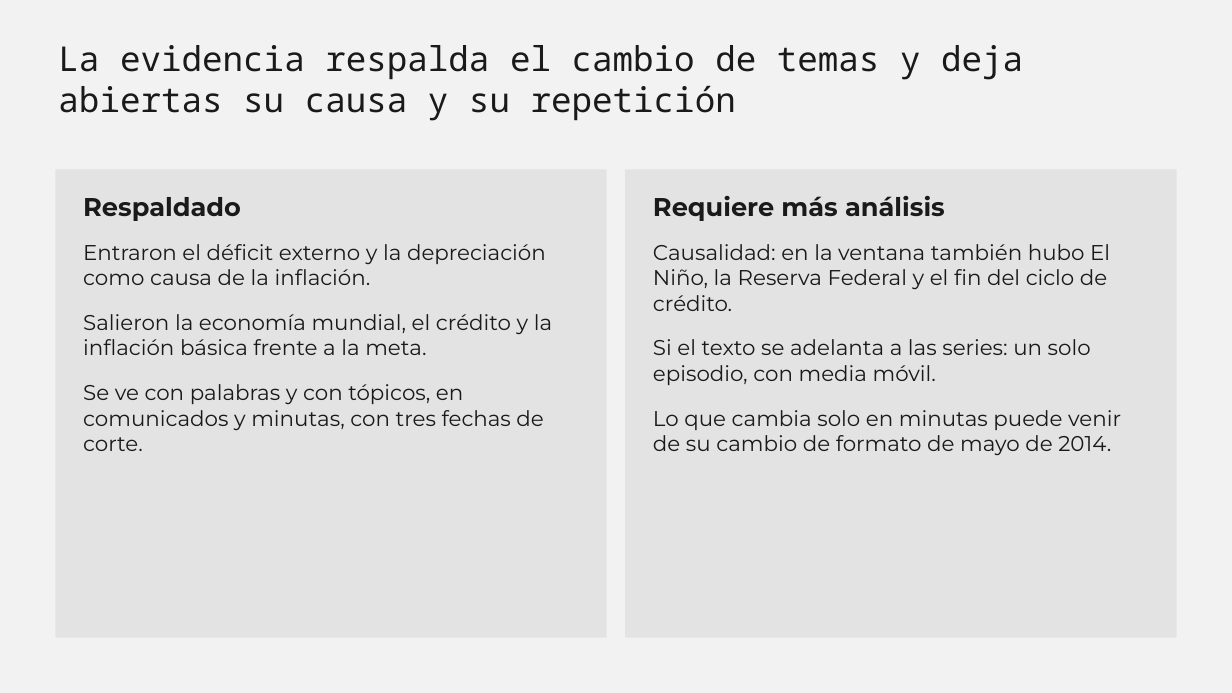
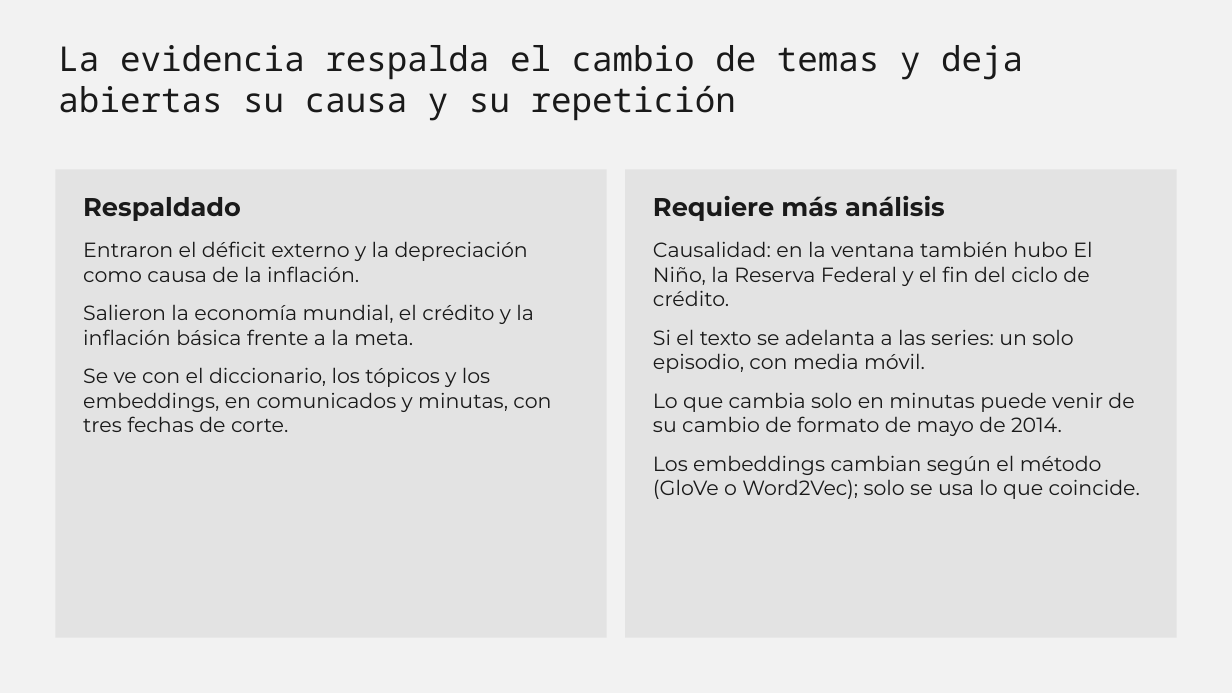
Before and after one commit to talleres-ECON3785/taller_03, a slide deck: slide 11 of 04_Presentaciones/borrador_presentacion.pptx. Drawn at 1232x693 pixels with LibreOffice and Linux fonts; fonts in the diff are those of the drawing. Boxes give left, top, right and bottom in pixels: in the first picture for what was removed or moved away, otherwise in the second. Text is boxed around its words. In the diff, an @@ line names an element or a change of style, - is before the commit and + after.

```diff
--- a/04_Presentaciones/borrador_presentacion.pptx
+++ b/04_Presentaciones/borrador_presentacion.pptx
@@ text at [83,197,534,345]: size 25 to 24 pt in "Entraron el déficit externo y la depreciación ...", "Salieron la economía mundial, el crédito y ..."; less space between paragraphs @@
@@ text at [653,196,1134,436]: size 25 to 24 pt in "Causalidad: en la ventana también hubo El ...", "Si el texto se adelanta a las ...", "Lo que cambia solo en minutas puede ..."; less space between paragraphs @@
@@ text at [83,367,551,432]: text changed; size 25 to 24 pt @@
-Se ve con palabras y con tópicos, en comunicados y minutas, con tres fechas de corte.
+Se ve con el diccionario, los tópicos y los embeddings, en comunicados y minutas, con tres fechas de corte.
@@ text at [653,455,1140,499]: paragraph added @@
+Los embeddings cambian según el método (GloVe o Word2Vec); solo se usa lo que coincide.
```
Also in this commit, not shown: 1 other slide changed, 2 slides added, 1 slide removed, 9 other files.
